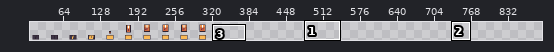
One commit to this sprite sheet: Art/playerCollection-Sheet.png. The picture above shows the old version from afar; the outline marks the close-up.
Close-up. Old version:
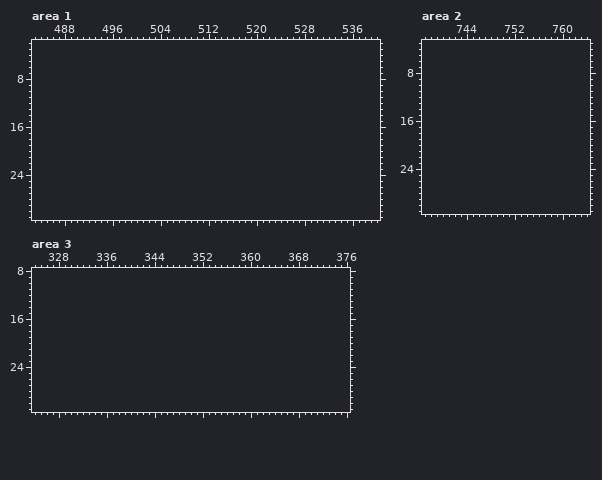
The file is 320x32 pixels. Shown: area 1: x 483..540, y 2..31; area 2: x 737..764, y 3..31; area 3: x 324..376, y 8..31. The old version is drawn lined up with the new one, on the new canvas. The wide view leaves out empty margins. The commit also changed other parts of the picture, which this record leaves out.
After the commit:
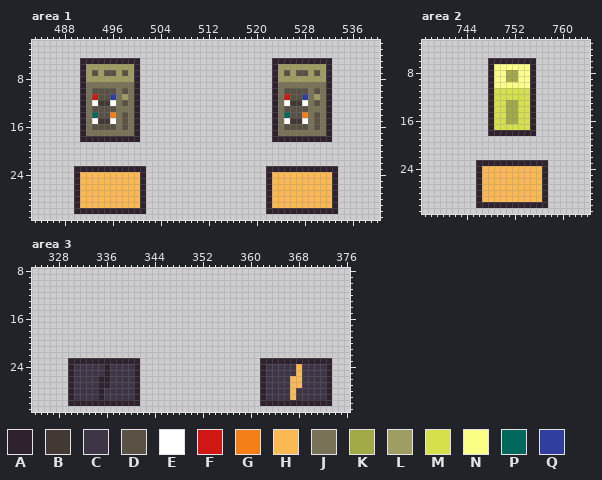
Palette (. is transparent): A #2e222f  B #423934  C #3e3546  D #595244  E #ffffff  F #d01716  G #f57f17  H #fbb954  J #787256  K #a2a947  L #9e9e62  M #d5e04b  N #fbff86  P #00695c  Q #303f9f
What changed:
canvas 320x32 -> 896x32
--- area 1
@@ x 483..540 @@
  4 ..........................................................
- 5 ..........................................................
- 6 ..........................................................
- 7 ..........................................................
- 8 ..........................................................
- 9 ..........................................................
-10 ..........................................................
-11 ..........................................................
-12 ..........................................................
-13 ..........................................................
-14 ..........................................................
-15 ..........................................................
-16 ..........................................................
-17 ..........................................................
-18 ..........................................................
+ 5 ........AAAAAAAAAA......................AAAAAAAAAA........
+ 6 ........ALLLLLLLLA......................ALLLLLLLLA........
+ 7 ........ALDLDDLDLA......................ALDLDDLDLA........
+ 8 ........ALLLLLLLLA......................ALLLLLLLLA........
+ 9 ........AJJJJJJJJA......................AJJJJJJJJA........
+10 ........AJDDDDJDJA......................AJDDDDJDJA........
+11 ........AJFDDQJLJA......................AJFDDQJLJA........
+12 ........AJEBBEJDJA......................AJEBBEJDJA........
+13 ........AJDDDDJJJA......................AJDDDDJJJA........
+14 ........AJPDDGJDJA......................AJPDDGJDJA........
+15 ........AJEBBEJDJA......................AJEBBEJDJA........
+16 ........AJDDDDJDJA......................AJDDDDJDJA........
+17 ........AJJJJJJJJA......................AJJJJJJJJA........
+18 ........AAAAAAAAAA......................AAAAAAAAAA........
 19 ..........................................................
@@ x 483..540 @@
 22 ..........................................................
-23 ..........................................................
-24 ..........................................................
-25 ..........................................................
-26 ..........................................................
-27 ..........................................................
-28 ..........................................................
-29 ..........................................................
-30 ..........................................................
+23 .......AAAAAAAAAAAA....................AAAAAAAAAAAA.......
+24 .......AHHHHHHHHHHA....................AHHHHHHHHHHA.......
+25 .......AHHHHHHHHHHA....................AHHHHHHHHHHA.......
+26 .......AHHHHHHHHHHA....................AHHHHHHHHHHA.......
+27 .......AHHHHHHHHHHA....................AHHHHHHHHHHA.......
+28 .......AHHHHHHHHHHA....................AHHHHHHHHHHA.......
+29 .......AHHHHHHHHHHA....................AHHHHHHHHHHA.......
+30 .......AAAAAAAAAAAA....................AAAAAAAAAAAA.......
 31 ..........................................................
--- area 2
@@ x 746..757 @@
  5 ............
- 6 ............
- 7 ............
- 8 ............
- 9 ............
-10 ............
-11 ............
-12 ............
-13 ............
-14 ............
-15 ............
-16 ............
-17 ............
-18 ............
+ 6 ..AAAAAAAA..
+ 7 ..ANNNNNNA..
+ 8 ..ANNKKNNA..
+ 9 ..ANNKKNNA..
+10 ..ANNNNNNA..
+11 ..AMMMMMMA..
+12 ..AMMMMMMA..
+13 ..AMMKKMMA..
+14 ..AMMKKMMA..
+15 ..AMMKKMMA..
+16 ..AMMKKMMA..
+17 ..AMMMMMMA..
+18 ..AAAAAAAA..
 19 ............
@@ x 744..759 @@
 22 ................
-23 ................
-24 ................
-25 ................
-26 ................
-27 ................
-28 ................
-29 ................
-30 ................
+23 ..AAAAAAAAAAAA..
+24 ..AHHHHHHHHHHA..
+25 ..AHHHHHHHHHHA..
+26 ..AHHHHHHHHHHA..
+27 ..AHHHHHHHHHHA..
+28 ..AHHHHHHHHHHA..
+29 ..AHHHHHHHHHHA..
+30 ..AAAAAAAAAAAA..
 31 ................
--- area 3
@@ x 324..376 @@
 22 .....................................................
-23 .....................................................
-24 .....................................................
-25 .....................................................
-26 .....................................................
-27 .....................................................
-28 .....................................................
-29 .....................................................
-30 .....................................................
+23 ......AAAAAAAAAAAA....................AAAAAAAAAAAA...
+24 ......ACCCCCACCCCA....................ACCCCCHCCCCA...
+25 ......ACCCCCACCCCA....................ACCCCCHCCCCA...
+26 ......ACCCCAACCCCA....................ACCCCHHCCCCA...
+27 ......ACCCCAACCCCA....................ACCCCHHCCCCA...
+28 ......ACCCCACCCCCA....................ACCCCHCCCCCA...
+29 ......ACCCCACCCCCA....................ACCCCHCCCCCA...
+30 ......AAAAAAAAAAAA....................AAAAAAAAAAAA...
 31 .....................................................
